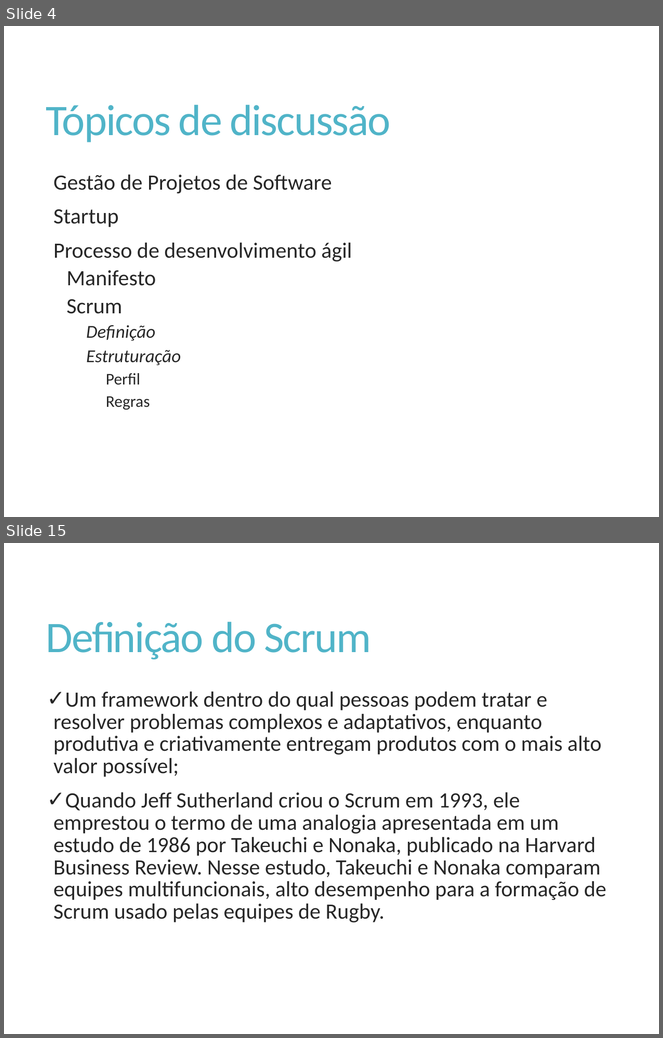
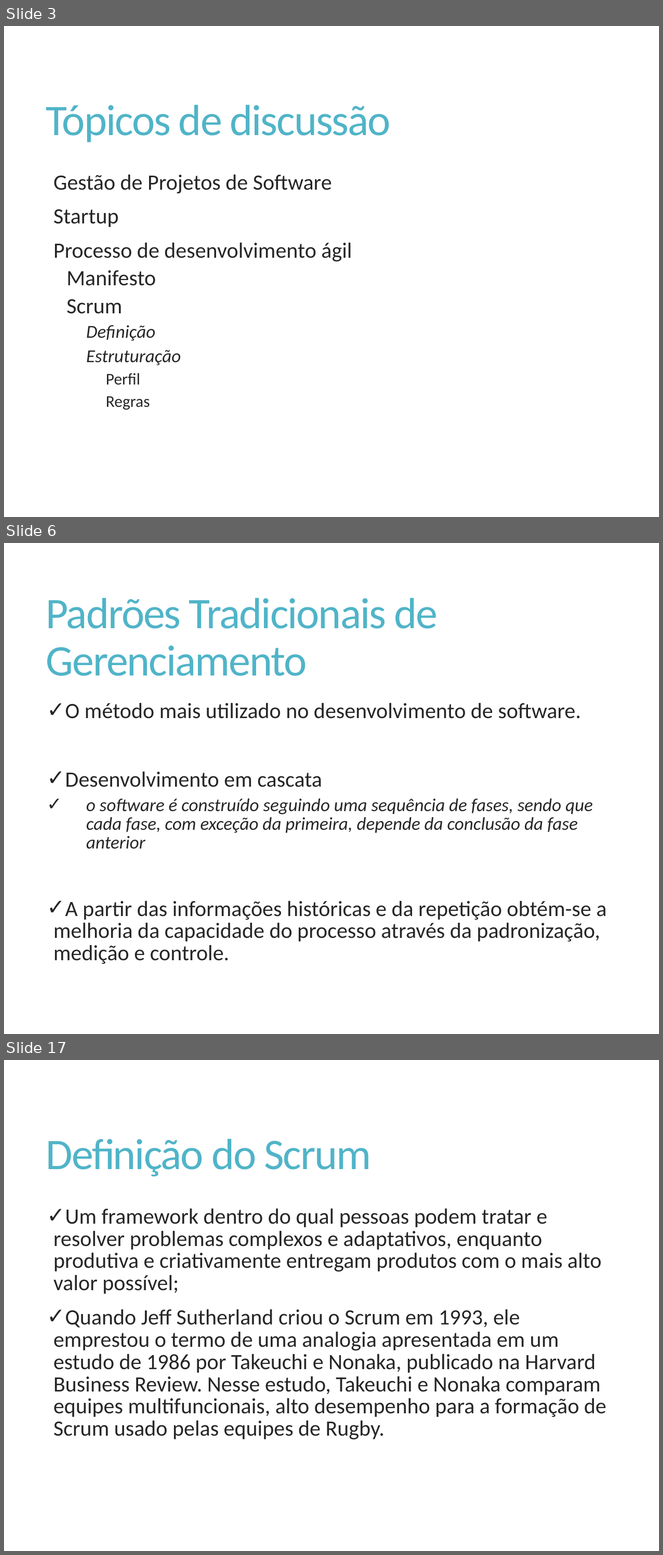
Before and after one commit to Elton-Garbin/TCC-2016, a slide deck: StartIdea/StartIdea.Docs/Apresentacao.pptx. Shown one above the other, each under a label of ours: slides 4 and 15 before the commit, slides 3, 6 and 17 after it; the slides between them are not shown. The pictures are 663x1038 and 663x1555 pixels, drawn with LibreOffice and Linux fonts; fonts in the diff are those of the drawing. Boxes give left, top, right and bottom in pixels: in the first picture for what was removed or moved away, otherwise in the second. Text is boxed around its words. In the diff, an @@ line names an element or a change of style, - is before the commit and + after.

```diff
--- a/StartIdea/StartIdea.Docs/Apresentacao.pptx
+++ b/StartIdea/StartIdea.Docs/Apresentacao.pptx
@@ slide 6 added at <box>4,543,659,1034</box>, background #FFFFFF @@
@@ title added at <box>46,598,438,676</box>, 48 pt, text #50B4C8 @@
+Padrões Tradicionais de Gerenciamento
@@ text added at <box>53,703,607,964</box>, 24 pt, text #262626 @@
+✓ O método mais utilizado no desenvolvimento de software.
+✓ Desenvolvimento em cascata
+    ✓ o software é construído seguindo uma sequência de fases, sendo que cada fase, com exceção da primeira, depende da conclusão da fase anterior
+✓ A partir das informações históricas e da repetição obtém-se a melhoria da capacidade do processo através da padronização, medição e controle.
@@ what was slide 4 is now slide 3 @@
@@ what was slide 15 is now slide 17 @@
```
Also in this commit, not shown: 6 slides changed, 7 other slides added, 6 slides removed.
